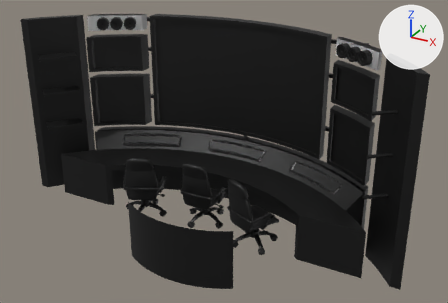
Two versions of the glTF model public/home/control2.glb, one commit apart.
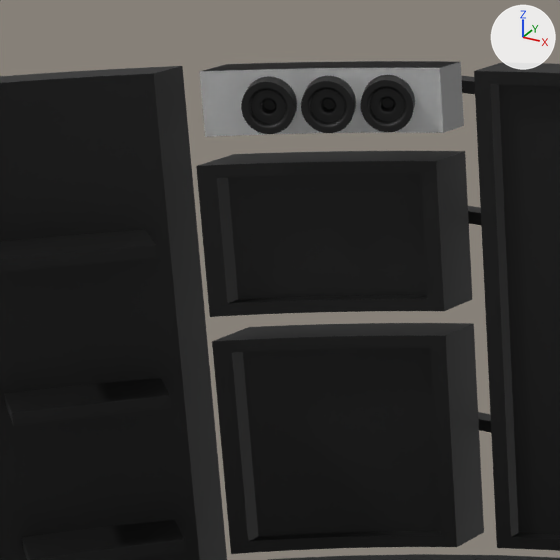
The first picture shows the older version from a camera (50 mm lens) standing at (9.11, -13.16, 10.3) and looking at (0.41, 2.66, 2.39). The close-ups show both versions on the part from 9% to 38% of the width and 0% to 42% of the height of that picture; other places that the commit changed are outside them. Arrows for +X, +Y and +Z are at upper right; the lights stay in place. Where no turn or scale is listed for an object, it has been applied to the vertices.

The older version as bpy lines, for what is in view:
```python
me_body18 = bpy.data.meshes.new('Body18')
me_body18.from_pydata(...)  # 54 vertices, 104 faces; spans x -4.95..-3.43, y 2.9..4.18, z 5.6..6.1
me_body18.materials.append(mat_material_002)  # white #ffffff
me_body41_001 = bpy.data.meshes.new('Body41.001')
me_body41_001.from_pydata(...)  # 94 vertices, 184 faces; spans x -4.95..-3.43, y 2.77..4.18, z 4.2..5.4
me_body41_001.materials.append(mat_steel___satin)  # black #000000
me_body46_001 = bpy.data.meshes.new('Body46.001')
me_body46_001.from_pydata(...)  # 74 vertices, 144 faces; spans x -4.95..-3.43, y 2.77..4.18, z 2.2..4.0
me_body46_001.materials.append(mat_steel___satin)  # black #000000
ob_body18 = bpy.data.objects.new('Body18', me_body18)
ob_body18.location = (0.0, 0.0, 0.0)
ob_body41_001 = bpy.data.objects.new('Body41.001', me_body41_001)
ob_body41_001.location = (0.0, 0.0, 0.0)
ob_body46_001 = bpy.data.objects.new('Body46.001', me_body46_001)
ob_body46_001.location = (0.0, 0.0, 0.0)
# also in view: 'Body6' at (-5.76, 2.17, 3.05); 'Body51' at (-4.47, 3.12, 5.85); 'Body53' at (-3.72, 3.61, 5.85); 'Body52' at (-4.1, 3.36, 5.85); 'Body3' at (0.0, 3.93, 1.0)
```
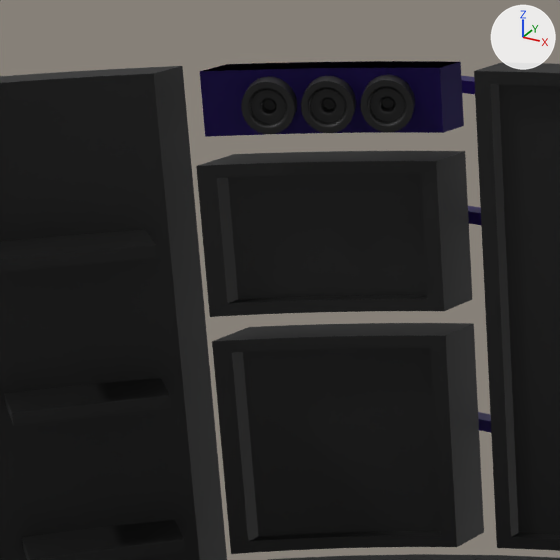
What differs and where, as boxes [x1, y1, x2, y2] in the close-ups (560 x 560 px):
'Body18', recoloured: [200, 62, 464, 137] in both

The change, as a list of edits to the scene's bpy script:
```text
Add mat_material_004:
    mat_material_004 = principled_material('Material.004')
    mat_material_004.base_color = (0.0123, 0.0, 0.117)  # dark purple #1d0060
    mat_material_004.metallic = 0.418
Change me_body18:
    where me_body18.from_pydata(...)  # 54 vertices, 104 faces; spans x -4.95..-3.43, y 2.9..4.18, z 5.6..6.1
    remove me_body18.materials.append(mat_material_002)  # white #ffffff
    add me_body18.materials.append(mat_material_004)  # dark purple #1d0060
```
